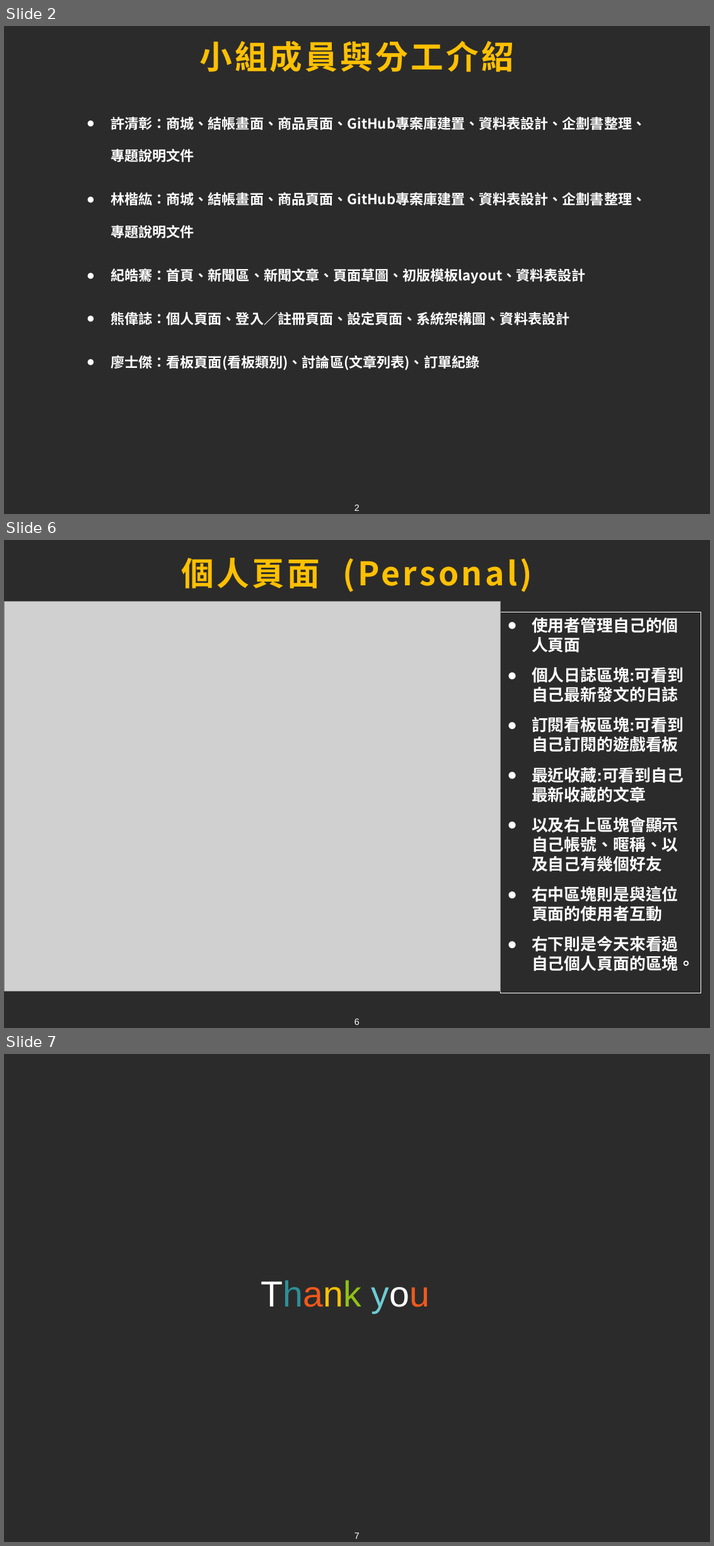
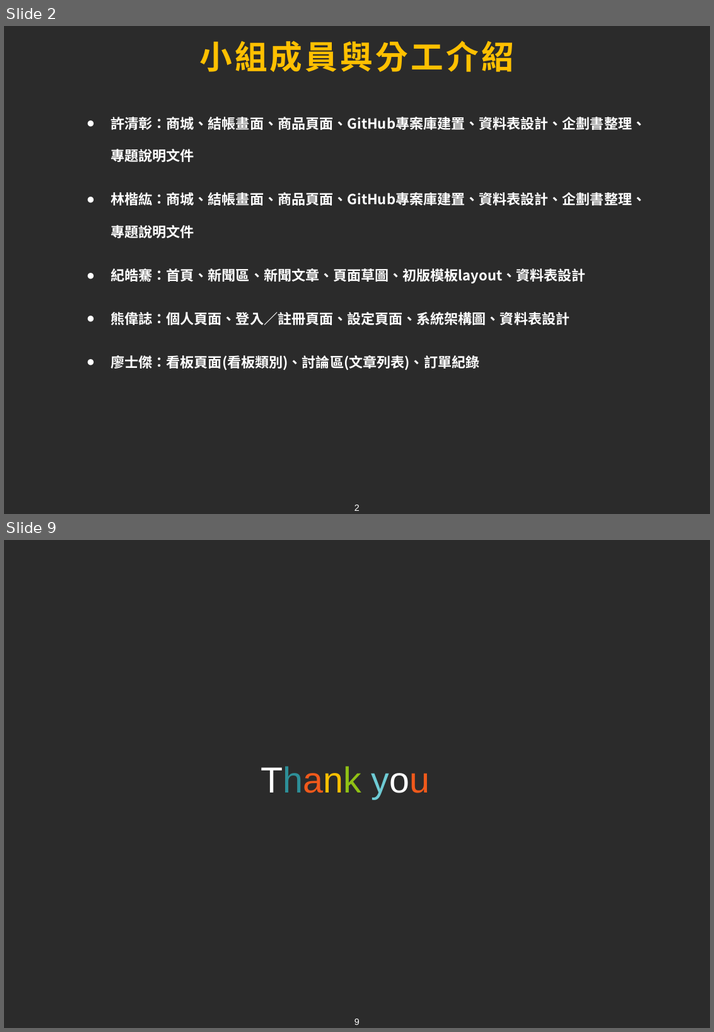
Before and after one commit to tim93009/FinalProject_GameForum, a slide deck: docs/ppt/xiong.pptx. Shown one above the other, each under a label of ours: slides 2, 6 and 7 before the commit, slides 2 and 9 after it; the slides between them are not shown. The pictures are 714x1546 and 714x1032 pixels, drawn with LibreOffice and Linux fonts; fonts in the diff are those of the drawing; grey boxes stand for pictures; background and template pictures are left out; a plain dark background stands for a picture behind light text. Boxes give left, top, right and bottom in pixels: in the first picture for what was removed or moved away, otherwise in the second. Text is boxed around its words. In the diff, an @@ line names an element or a change of style, - is before the commit and + after.

```diff
--- a/docs/ppt/xiong.pptx
+++ b/docs/ppt/xiong.pptx
@@ slide 6 removed at (4,540,710,1028), background picture (left out); not listed: 1 template element that a slide beside it also shows @@
@@ title removed at (181,558,532,592) @@
-個人頁面 (Personal)
@@ picture removed at (4,601,500,992) @@
@@ text removed at (500,612,701,994) @@
-● 使用者管理自己的個人頁面
-● 個人日誌區塊:可看到自己最新發文的日誌
-● 訂閱看板區塊:可看到自己訂閱的遊戲看板
-● 最近收藏:可看到自己最新收藏的文章
-● 以及右上區塊會顯示自己帳號、暱稱、以及自己有幾個好友
-● 右中區塊則是與這位頁面的使用者互動
-● 右下則是今天來看過自己個人頁面的區塊。
@@ what was slide 7 is now slide 9 @@
@@ page number at (354,1019,359,1025): text changed @@
-7
+9
```
Also in this commit, not shown: 3 slides changed, 3 slides added, 4 other files.
